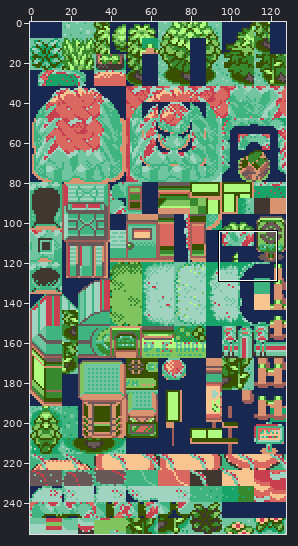
One commit to this sprite sheet: data/tilesets/primary/general/tiles.png. Above, an overview of the earlier version with the close-up marked.
Close-up. Old version:
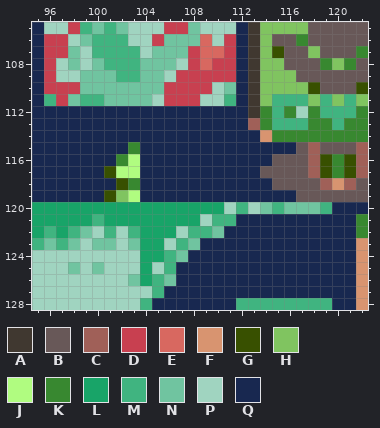
The file is 128x256 pixels. Shown: x 95..122, y 105..128.
Palette (. is transparent): A #403830  B #685858  C #a06058  D #c84050  E #d86860  F #d89470  G #385000  H #80c460  J #b0fc80  K #388830  L #18a468  M #40b480  N #70c4a0  P #a0d4c0  Q #182850
Pixels before, first column x 95:
105 QPPDMNMNPPPDDNPPPQAHHHHBBBBB
106 QDDPNMMMPPDNNNEPDQAHBBKBBBBB
107 QDDNPMMMMPNNNDEEDQAHGBBHBBBK
108 QDPNPNMMMNNNPDEDDQAHHBBBKHKB
109 QDPPNNNMMNNPDDDDDQAHHHBBBBBB
110 QDDDNNNNNNNDDDDPNQAHHHHGBBBG
111 QMDNMMNNNNPDDDPPMQAHMMMHMHMH
112 QQQQQQQQQQQQQQQQQQAKMKPKMMMK
113 QQQQQQQQQQQQQQQQQQCKMMMKKMKK
114 QQQQQQQQQQQQQQQQQQQFKKKKKKKK
115 QQQQQQQQKQQQQQQQQQQQQQBCBBBC
116 QQQQQQQKJQQQQQQQQQQQBBBCGKGC
117 QQQQQQGJJQQQQQQQQQQBBBBCGKGC
118 QQQQQQQGKQQQQQQQQQQQBBBBCFCB
119 QQQQQQGHJQQQQQQQQQQQQQBBBBBB
120 LLLLLLLLLLLLLLLLPMPNMNNNMQQQ
121 LLLLLMLLLLLLLLPMMQQQQQQQQQQK
122 LMLMNPMPMLLLPMMNQQQQQQQQQQQK
123 MNMNPNNPNLLPMNQQQQQQQQQQQQQF
124 PPPPPPPPPLLMNQQQQQQQQQQQQQQF
125 PPPNPNPPPLPMQQQQQQQQQQQQQQQF
126 PPPPPPPPNLMNQQQQQQQQQQQQQQQF
127 PPPPPPPPPPMQQQQQQQQQQQQQQQQF
128 PPPPPPPPPMQQQQQQQMMMMMMMMQQF
The same view after the edit:
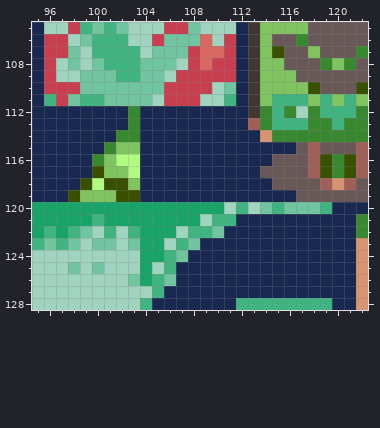
Edits made:
y 112..113: x 103 Q -> K
y 114: x 102..103 QQ -> KK
y 115: x 101..103 QQK -> KHH
y 116: x 100..102 QQK -> KHJ
y 117: x 100..102 QGJ -> GHH
y 118: x 99..101 QQQ -> GJG; x 103 K -> H
y 119: x 98..103 QQQGHJ -> GHHHGG
Changed places in both close-ups, as pixel boxes (x1, y1, x2, y2):
changed: (68, 106, 140, 202)
